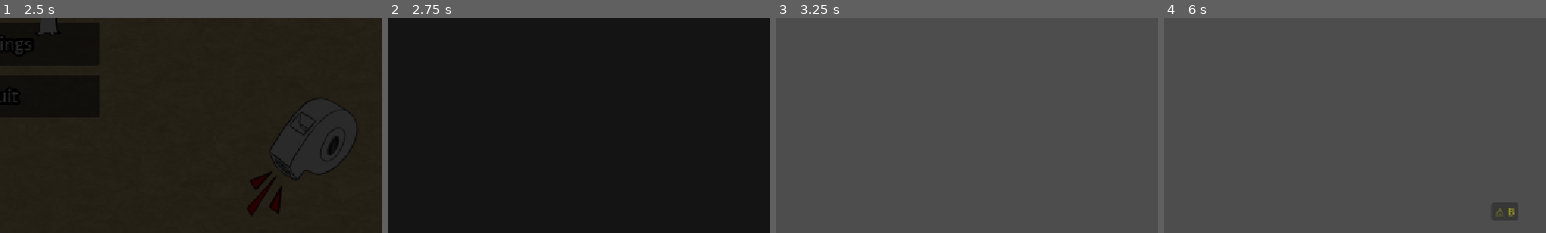
Above: before the commit, frames 1-4 (left to right).
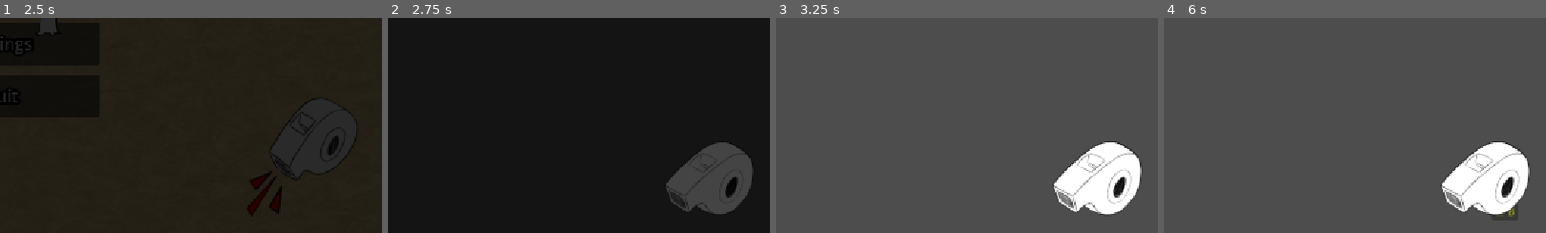
Above: after the commit, the same moments.

Repository: BananaVanGames/MiniJameGam52
Game: Godot game, scene res://ui/main_menu/main_menu.tscn
The game is run twice, just before and just after one commit, with the same random seed, the same clock (stepped at 60 frames per second) and the same inputs.
Inputs (mouse positions are % of the whole screen's width and height, from its top left):
- Up to frame 1 (2.5 s): click "Start" at 0.5 s; click "Start" at 1.25 s; click "Scoreboard" at 2 s
- Up to frame 2 (2.75 s): no input
- Up to frame 3 (3.25 s): tap Enter at 2.75 s; move the mouse to (72, 45) at 2.77 s; tap F at 2.85 s
- Up to frame 4 (6 s): tap Space at 3.5, 5 s; move the mouse to (30, 55) at 3.52 s; tap E at 3.6, 5.1 s; tap Enter at 4.25, 5.75 s; move the mouse to (60, 28) at 4.27 s; tap F at 4.35, 5.85 s; move the mouse to (45, 70) at 5.02 s; move the mouse to (80, 65) at 5.77 s
The pictures show only the part of the screen within x 50-100%, y 50-100%; the shares and areas given below are measured in that part.

Frame 1 is identical in both runs. In frame 2, 5.0% of the frame differs, in the area x 72-96%, y 57-92%; in frame 3, 5.6%; in frame 4, 5.6%.

Commit message:
formatter and old game erased

Diff:
--- a/autoloads/game_handler.gd
+++ b/autoloads/game_handler.gd
@@ -1,27 +1,29 @@
 extends Node
-
-var level_number: int            = 1
-var max_score_points: int        = 10   ## points needed to beat the level
-var max_penguins: int            = 8    ## max penguins alive at once
-var max_temperature: int         = 10   ## temperature at which a penguin dies
-var min_whistle_temp: int        = 2    ## acceptable temp range low  (inclusive)
-var max_whistle_temp: int        = 5    ## acceptable temp range high (inclusive)
-var auto_whistle_interval: float = 15.0 ## seconds between automatic whistles
-
-var score_points: int  = 0
-var level_active: bool = false
 
 signal score_changed(new_score: int, max_score: int)
 signal whistle_blown()
 signal level_won()
 signal level_lost()
-signal auto_whistle_tick(time_remaining: float)  ## for UI countdown display
+signal auto_whistle_tick(time_remaining: float) ## for UI countdown display
+
+var level_number: int = 1
+var max_score_points: int = 10 ## points needed to beat the level
+var max_penguins: int = 8 ## max penguins alive at once
+var max_temperature: int = 10 ## temperature at which a penguin dies
+var min_whistle_temp: int = 2 ## acceptable temp range low  (inclusive)
+var max_whistle_temp: int = 5 ## acceptable temp range high (inclusive)
+var auto_whistle_interval: float = 15.0 ## seconds between automatic whistles
+
+var score_points: int = 0
+var level_active: bool = false
 
 var _whistle_timer: Timer
 var _whistle_elapsed: float = 0.0
 
+
 func _ready() -> void:
 	_setup_whistle_timer()
+
 
 func _process(delta: float) -> void:
 	if not level_active:
@@ -30,28 +32,32 @@
 	var remaining := auto_whistle_interval - _whistle_elapsed
 	auto_whistle_tick.emit(maxf(remaining, 0.0))
 
+
 func start_level() -> void:
-	score_points   = 0
-	level_active   = true
+	score_points = 0
+	level_active = true
 	_whistle_elapsed = 0.0
 	_whistle_timer.wait_time = auto_whistle_interval
 	_whistle_timer.start()
 	score_changed.emit(score_points, max_score_points)
 
+
 func stop_level() -> void:
 	level_active = false
 	_whistle_timer.stop()
 
+
 ## Load a level config dict — call before start_level()
 ## e.g. GameHandler.load_level(LevelData.LEVELS[1])
 func load_level(config: Dictionary) -> void:
-	level_number           = config.get("level_number",           1)
-	max_score_points       = config.get("max_score_points",       10)
-	max_penguins           = config.get("max_penguins",           8)
-	max_temperature        = config.get("max_temperature",        100)
-	min_whistle_temp       = config.get("min_whistle_temp",       2)
-	max_whistle_temp       = config.get("max_whistle_temp",       5)
-	auto_whistle_interval  = config.get("auto_whistle_interval",  15.0)
+	level_number = config.get("level_number", 1)
+	max_score_points = config.get("max_score_points", 10)
+	max_penguins = config.get("max_penguins", 8)
+	max_temperature = config.get("max_temperature", 100)
+	min_whistle_temp = config.get("min_whistle_temp", 2)
+	max_whistle_temp = config.get("max_whistle_temp", 5)
+	auto_whistle_interval = config.get("auto_whistle_interval", 15.0)
+
 
 func blow_whistle() -> void:
 	if not level_active:
@@ -71,15 +77,24 @@
 	if scored > 0:
 		_add_score(scored)
 
+
+func trigger_loss() -> void:
+	if not level_active:
+		return
+	_lose()
+
+
 func _setup_whistle_timer() -> void:
 	_whistle_timer = Timer.new()
-	_whistle_timer.one_shot  = false
+	_whistle_timer.one_shot = false
 	_whistle_timer.autostart = false
 	_whistle_timer.timeout.connect(_on_auto_whistle)
 	add_child(_whistle_timer)
 
+
 func _on_auto_whistle() -> void:
 	blow_whistle()
+
 
 func _add_score(amount: int) -> void:
 	score_points = mini(score_points + amount, max_score_points)
@@ -87,16 +102,13 @@
 	if score_points >= max_score_points:
 		_win()
 
-func trigger_loss() -> void:
-	if not level_active:
-		return
-	_lose()
 
 func _win() -> void:
 	level_active = false
 	_whistle_timer.stop()
 	level_won.emit()
 
+
 func _lose() -> void:
 	level_active = false
 	_whistle_timer.stop()
--- a/autoloads/level_data.gd
+++ b/autoloads/level_data.gd
@@ -2,30 +2,30 @@
 
 const LEVELS: Dictionary = {
 	1: {
-		"level_number":          1,
-		"max_score_points":      10,
-		"max_penguins":          6,
-		"max_temperature":       10,
-		"min_whistle_temp":      2,
-		"max_whistle_temp":      6,
+		"level_number": 1,
+		"max_score_points": 10,
+		"max_penguins": 6,
+		"max_temperature": 10,
+		"min_whistle_temp": 2,
+		"max_whistle_temp": 6,
 		"auto_whistle_interval": 15.0,
-	},
+	} ,
 	2: {
-		"level_number":          2,
-		"max_score_points":      15,
-		"max_penguins":          8,
-		"max_temperature":       10,
-		"min_whistle_temp":      2,
-		"max_whistle_temp":      5,
+		"level_number": 2,
+		"max_score_points": 15,
+		"max_penguins": 8,
+		"max_temperature": 10,
+		"min_whistle_temp": 2,
+		"max_whistle_temp": 5,
 		"auto_whistle_interval": 12.0,
-	},
+	} ,
 	3: {
-		"level_number":          3,
-		"max_score_points":      20,
-		"max_penguins":          10,
-		"max_temperature":       10,
-		"min_whistle_temp":      3,
-		"max_whistle_temp":      5,
+		"level_number": 3,
+		"max_score_points": 20,
+		"max_penguins": 10,
+		"max_temperature": 10,
+		"min_whistle_temp": 3,
+		"max_whistle_temp": 5,
 		"auto_whistle_interval": 10.0,
-	},
+	} ,
 }
--- a/game.gd
+++ /dev/null
@@ -1,41 +0,0 @@
-extends Node2D
-
-var counter: float = 0
-
-
-func _ready():
-	print("VIEWPORT SIZE: ", get_viewport_rect().size)
-
-
-func spawn_penguin() -> void:
-	print("SPAWNING PENGUIN AT: ", get_random_position_off_screen())
-
-
-#REVISA
-func get_random_position_off_screen():
-	var randx
-	var randy
-	var distance_outside_screen := 100
-	var screensize
-
-	# Globals.camera doesn't exist when testing scene
-
-	screensize = get_viewport_rect().size
-
-	var rng := RandomNumberGenerator.new()
-	rng.randomize()
-
-	if rng.randi() % 2 == 0:
-		# spawn at top or bottom
-		randx = int(rng.randi_range(0, screensize.x))
-		randy = -distance_outside_screen if rng.randi() % 2 == 0 else screensize.y + distance_outside_screen
-	else:
-		# spawn at left or right
-		randy = int(rng.randi_range(0, screensize.y))
-		randx = -distance_outside_screen if rng.randi() % 2 == 0 else screensize.x + distance_outside_screen
-
-	return Vector2(randx, randy)
-
-
-func _on_spawn_timer_timeout() -> void:
-	spawn_penguin()
--- a/game.tscn
+++ /dev/null
@@ -1,21 +0,0 @@
-[gd_scene load_steps=4 format=3 uid="uid://b1pu03ld66j6g"]
-
-[ext_resource type="PackedScene" uid="uid://qkrig4yyadqa" path="res://game/freezing_platform/freezing_platform.tscn" id="1_80nbo"]
-[ext_resource type="Script" path="res://game.gd" id="1_e2o6t"]
-[ext_resource type="PackedScene" uid="uid://y27ks8awrntc" path="res://game/background/background.tscn" id="2_feb5d"]
-
-[node name="Game" type="Node2D"]
-script = ExtResource("1_e2o6t")
-
-[node name="Control" parent="." instance=ExtResource("2_feb5d")]
-offset_right = 1152.0
-offset_bottom = 648.0
-
-[node name="FreezingPlatform" parent="." instance=ExtResource("1_80nbo")]
-position = Vector2(68, 160)
-
-[node name="Penguins" type="Node2D" parent="."]
-
-[node name="SpawnTimer" type="Timer" parent="."]
-
-[connection signal="timeout" from="SpawnTimer" to="." method="_on_spawn_timer_timeout"]
--- a/game/level1.tscn
+++ b/game/level1.tscn
@@ -1,9 +1,13 @@
-[gd_scene load_steps=3 format=3 uid="uid://7oew5x4hq6kt"]
+[gd_scene load_steps=4 format=3 uid="uid://7oew5x4hq6kt"]
 
 [ext_resource type="Script" uid="uid://badmcclonhj7b" path="res://game/level_1.gd" id="1_sgg2w"]
 [ext_resource type="PackedScene" uid="uid://c0vvklnvontax" path="res://game/penguin_spawner/penguin_spawner.tscn" id="2_s6k5d"]
+[ext_resource type="PackedScene" uid="uid://bj6dlil3lm38y" path="res://game/whistle/whistle.tscn" id="3_sgg2w"]
 
 [node name="Level1" type="Node2D"]
 script = ExtResource("1_sgg2w")
 
 [node name="PenguinSpawner" parent="." instance=ExtResource("2_s6k5d")]
+
+[node name="Whistle" parent="." instance=ExtResource("3_sgg2w")]
+position = Vector2(1040, 600)
--- a/game/level_1.gd
+++ b/game/level_1.gd
@@ -1,4 +1,5 @@
 extends Node2D
+
 
 # Called when the node enters the scene tree for the first time.
 func _ready() -> void:
--- a/game/penguin/penguin.gd
+++ b/game/penguin/penguin.gd
@@ -1,4 +1,15 @@
 extends CharacterBody2D
+
+@export var max_temperature: int = 10
+@export var move_speed: float = 60.0
+@export var dir_change_time: float = 2.0
+
+var temperature: int = 0
+var letter: String = ""
+
+var _move_dir: Vector2 = Vector2.ZERO
+var _screen_rect: Rect2
+var _entered_screen: bool = false # true once penguin is inside viewport
 
 @onready var animation_player: AnimationPlayer = $AnimationPlayer
 @onready var dir_timer: Timer = $DirTimer
@@ -7,23 +18,13 @@
 @onready var temp_bar: ProgressBar = $TempBar
 @onready var animated_sprite_2d: AnimatedSprite2D = $AnimatedSprite2D
 
-@export var max_temperature: int  = 10
-@export var move_speed: float     = 60.0
-@export var dir_change_time: float = 2.0
-
-var temperature: int   = 0
-var letter: String     = ""
-
-var _move_dir: Vector2  = Vector2.ZERO
-var _screen_rect: Rect2
-var _entered_screen: bool = false   # true once penguin is inside viewport
 
 func _ready() -> void:
 	_screen_rect = get_viewport_rect()
 
 	temp_bar.min_value = 0
 	temp_bar.max_value = GameHandler.max_temperature
-	temp_bar.value     = temperature
+	temp_bar.value = temperature
 	_refresh_bar()
 	animation_player.play("walking")
 	letter_label.text = letter
@@ -34,11 +35,12 @@
 	temp_timer.start()
 
 	dir_timer.wait_time = dir_change_time
-	dir_timer.autostart = false   # don't wander yet — walk inward first
+	dir_timer.autostart = false # don't wander yet — walk inward first
 	dir_timer.timeout.connect(_on_dir_change)
 
 	# Walk toward the screen center on spawn
 	_walk_toward_screen()
+
 
 func _physics_process(_delta: float) -> void:
 	velocity = _move_dir * move_speed
@@ -57,27 +59,39 @@
 	if _entered_screen and not _screen_rect.grow(-10).has_point(global_position):
 		_walk_toward_screen()
 
+
+func _input(event: InputEvent) -> void:
+	if event is InputEventKey and event.pressed and not event.echo:
+		if OS.get_keycode_string(event.keycode).to_upper() == letter:
+			cool_down(1)
+
+
 func set_letter(l: String) -> void:
 	letter = l
 	if is_node_ready():
 		letter_label.text = letter
 
+
 func cool_down(amount: int = 1) -> void:
 	temperature = clampi(temperature - amount, 0, max_temperature)
 	_refresh_bar()
+
 
 func apply_heat(amount: int) -> void:
 	temperature = clampi(temperature + amount, 0, max_temperature)
 	_refresh_bar()
 	_check_death()
 
+
 func _on_temp_tick() -> void:
 	temperature = clampi(temperature + 1, 0, max_temperature)
 	_refresh_bar()
 	_check_death()
 
+
 func _on_dir_change() -> void:
 	_pick_random_direction()
+
 
 func _walk_toward_screen() -> void:
 	# Aim at a random point near the screen center area
@@ -86,6 +100,7 @@
 		randf_range(_screen_rect.size.y * 0.2, _screen_rect.size.y * 0.8)
 	)
 	_move_dir = (target - global_position).normalized()
+
 
 func _pick_random_direction() -> void:
 	# Random angle, but bias away from edges if close to border
@@ -97,8 +112,8 @@
 	# If near an edge, nudge direction toward center
 	var to_center := (s / 2.0 - pos).normalized()
 	var near_edge := (
-		pos.x < margin or pos.x > s.x - margin or
-		pos.y < margin or pos.y > s.y - margin
+		pos.x < margin or pos.x > s.x - margin
+		or pos.y < margin or pos.y > s.y - margin
 	)
 	if near_edge:
 		var random_dir := Vector2(cos(angle), sin(angle))
@@ -106,10 +121,6 @@
 	else:
 		_move_dir = Vector2(cos(angle), sin(angle))
 
-func _input(event: InputEvent) -> void:
-	if event is InputEventKey and event.pressed and not event.echo:
-		if OS.get_keycode_string(event.keycode).to_upper() == letter:
-			cool_down(1)
 
 func _refresh_bar() -> void:
 	temp_bar.value = temperature
@@ -117,11 +128,11 @@
 	var fill := StyleBoxFlat.new()
 	var danger_threshold := GameHandler.max_temperature - 3
 	if temperature >= danger_threshold:
-		fill.bg_color = Color(1.0, 0.15, 0.1)   # red   — danger
+		fill.bg_color = Color(1.0, 0.15, 0.1) # red   — danger
 	elif temperature <= GameHandler.min_whistle_temp:
-		fill.bg_color = Color(0.2, 0.5, 1.0)    # blue  — too cold
+		fill.bg_color = Color(0.2, 0.5, 1.0) # blue  — too cold
 	else:
-		fill.bg_color = Color(0.2, 0.85, 0.2)   # green — acceptable
+		fill.bg_color = Color(0.2, 0.85, 0.2) # green — acceptable
 
 	var bg := StyleBoxFlat.new()
 	bg.bg_color = Color(0.1, 0.1, 0.1)
@@ -129,6 +140,7 @@
 	temp_bar.add_theme_stylebox_override("fill", fill)
 	temp_bar.add_theme_stylebox_override("background", bg)
 
+
 func _check_death() -> void:
 	if temperature >= max_temperature:
 		print("Penguin '%s' overheated!" % letter)
--- a/game/penguin/penguin.tscn
+++ b/game/penguin/penguin.tscn
@@ -184,3 +184,7 @@
 offset_right = 51.0
 offset_bottom = -68.0
 show_percentage = false
+
+[node name="TextureButton" type="TextureButton" parent="."]
+offset_right = 40.0
+offset_bottom = 40.0
--- a/game/penguin_spawner/penguin_spawner.gd
+++ b/game/penguin_spawner/penguin_spawner.gd
@@ -1,56 +1,59 @@
 extends Node2D
+
+const LETTER_POOL: Array[String] = [
+	"A", "B", "C", "D", "E", "F", "G", "H",
+	"I", "J", "K", "L", "M", "N", "O", "P",
+	"Q", "R", "S", "T", "U", "V", "W", "X",
+	"Y", "Z"
+]
 
 @export var penguin_scene: PackedScene
 
 @export_group("Spawning")
-@export var spawn_interval: float    = 3.0
-@export var max_simultaneous_spawns: int = 2   ## how many can spawn in the same wave
-@export var spawn_distance: float    = 60.0
-
-const LETTER_POOL: Array[String] = [
-	"A","B","C","D","E","F","G","H",
-	"I","J","K","L","M","N","O","P",
-	"Q","R","S","T","U","V","W","X",
-	"Y","Z"
-]
+@export var spawn_interval: float = 3.0
+@export var max_simultaneous_spawns: int = 2 ## how many can spawn in the same wave
+@export var spawn_distance: float = 60.0
 
 var _available_letters: Array[String] = []
+
 
 func _ready() -> void:
 	_available_letters = LETTER_POOL.duplicate()
 	var t := Timer.new()
 	t.wait_time = spawn_interval
 	t.autostart = true
-	t.one_shot  = false
+	t.one_shot = false
 	t.timeout.connect(_on_spawn_timer)
 	add_child(t)
+
 
 func _on_spawn_timer() -> void:
 	if not GameHandler.level_active:
 		return
 
 	var active_count: int = get_tree().get_nodes_in_group("penguins").size()
-	var slots_free: int   = GameHandler.max_penguins - active_count
+	var slots_free: int = GameHandler.max_penguins - active_count
 
 	if slots_free <= 0 or _available_letters.is_empty():
 		return
 
 	var to_spawn: int = mini(max_simultaneous_spawns, slots_free)
-	to_spawn          = mini(to_spawn, _available_letters.size())
+	to_spawn = mini(to_spawn, _available_letters.size())
 
 	for _i in to_spawn:
 		_spawn_one()
+
 
 func _spawn_one() -> void:
 	if _available_letters.is_empty():
 		return
 
 	var letter_idx: int = randi() % _available_letters.size()
-	var letter: String  = _available_letters[letter_idx]
+	var letter: String = _available_letters[letter_idx]
 	_available_letters.remove_at(letter_idx)
 
 	var spawn_pos: Vector2 = _get_random_offscreen_position()
-	var edge_pos: Vector2  = _clamp_to_edge(spawn_pos)
+	var edge_pos: Vector2 = _clamp_to_edge(spawn_pos)
 
 	_show_warning(edge_pos, letter)
 	await get_tree().create_timer(1.0).timeout
@@ -65,24 +68,28 @@
 	penguin.tree_exited.connect(_return_letter.bind(letter))
 	get_parent().add_child(penguin)
 
+
 func _return_letter(letter: String) -> void:
 	if letter not in _available_letters:
 		_available_letters.append(letter)
 
+
 func _get_random_offscreen_position() -> Vector2:
 	var s: Vector2 = get_viewport_rect().size
-	var d: float   = spawn_distance
+	var d: float = spawn_distance
 	match randi() % 4:
 		0: return Vector2(randf_range(0, s.x), -d)
 		1: return Vector2(randf_range(0, s.x), s.y + d)
-		2: return Vector2(-d,        randf_range(0, s.y))
-		3: return Vector2(s.x + d,   randf_range(0, s.y))
+		2: return Vector2(-d, randf_range(0, s.y))
+		3: return Vector2(s.x + d, randf_range(0, s.y))
 	return Vector2(-d, -d)
 
+
 func _clamp_to_edge(pos: Vector2) -> Vector2:
-	var s: Vector2    = get_viewport_rect().size
+	var s: Vector2 = get_viewport_rect().size
 	var margin: float = 30.0
 	return Vector2(clamp(pos.x, margin, s.x - margin), clamp(pos.y, margin, s.y - margin))
+
 
 func _show_warning(edge_pos: Vector2, letter: String) -> void:
 	var label := Label.new()
@@ -94,7 +101,7 @@
 	bg.bg_color = Color(0, 0, 0, 0.6)
 	bg.set_corner_radius_all(4)
 	bg.content_margin_left = 5; bg.content_margin_right = 5
-	bg.content_margin_top = 2;  bg.content_margin_bottom = 2
+	bg.content_margin_top = 2; bg.content_margin_bottom = 2
 	label.add_theme_stylebox_override("normal", bg)
 	add_child(label)
 	var tween := create_tween().set_loops(3)
--- a/ui/loading_screen/loading_screen.gd
+++ b/ui/loading_screen/loading_screen.gd
@@ -10,10 +10,6 @@
 	loading_screen_ready.emit()
 
 
-func _on_progress_changed(_new_value: float) -> void:
-	pass
-
-
 func _on_load_finished() -> void:
 	animation_player.play_backwards("transition")
 	await animation_player.animation_finished
Not shown, removed: game.gd.uid
